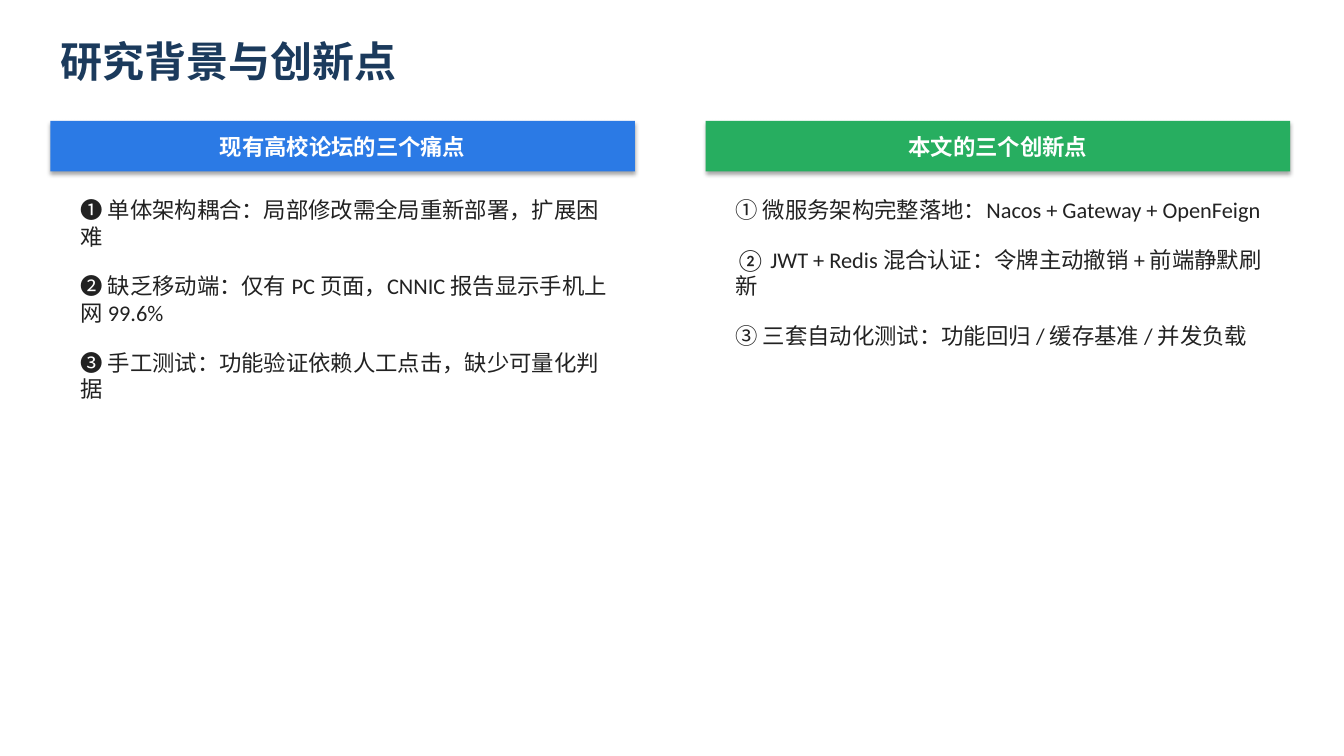
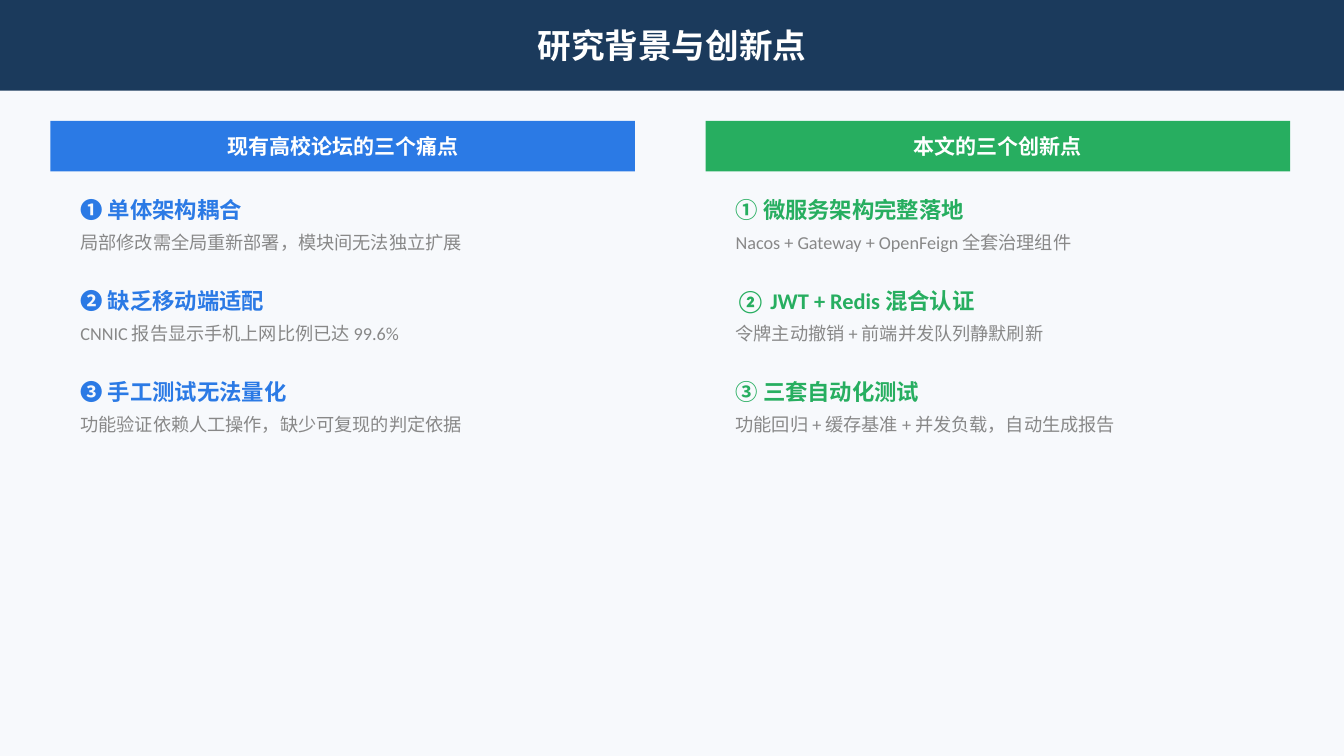
Before and after one commit to Wkjlovec/graduation_project_zhuang, a slide deck: slide 3 of docs/答辩PPT.pptx (slide 2 before the commit). Drawn at 1344x756 pixels with LibreOffice and Linux fonts; fonts in the diff are those of the drawing. Boxes give left, top, right and bottom in pixels: in the first picture for what was removed or moved away, otherwise in the second. Text is boxed around its words. In the diff, an @@ line names an element or a change of style, - is before the commit and + after.

```diff
--- a/docs/答辩PPT.pptx
+++ b/docs/答辩PPT.pptx
@@ background #FFFFFF to #F7F9FC @@
@@ rectangle "研究背景与创新点" resized from (x1=60, y1=41, x2=396, y2=81) to (x1=0, y1=0, x2=1344, y2=91) @@
@@ rectangle "研究背景与创新点" at (x1=0, y1=0, x2=1344, y2=91): size 30 to 24 pt, text colour #1B3A5C to #FFFFFF; alignment left to centre; vertical alignment top to middle; fill none to #1B3A5C @@
@@ rectangle "现有高校论坛的三个痛点" at (x1=50, y1=121, x2=635, y2=171): size 16 to 15 pt; shadow off @@
@@ rectangle "本文的三个创新点" at (x1=706, y1=121, x2=1291, y2=171): size 16 to 15 pt; shadow off @@
@@ text removed at (x1=80, y1=196, x2=606, y2=399) @@
-❶ 单体架构耦合：局部修改需全局重新部署，扩展困难
-❷ 缺乏移动端：仅有 PC 页面，CNNIC 报告显示手机上网 99.6%
-❸ 手工测试：功能验证依赖人工点击，缺少可量化判据
@@ text added at (x1=80, y1=196, x2=242, y2=224), 16 pt, text #2B7AE5, bold @@
+❶ 单体架构耦合
@@ text added at (x1=736, y1=199, x2=964, y2=220), 16 pt, text #27AE60, bold @@
+① 微服务架构完整落地
@@ text added at (x1=80, y1=234, x2=461, y2=251), 13 pt, text #888888 @@
+局部修改需全局重新部署，模块间无法独立扩展
@@ text added at (x1=736, y1=234, x2=1071, y2=252), 13 pt, text #888888 @@
+Nacos + Gateway + OpenFeign 全套治理组件
@@ text added at (x1=80, y1=287, x2=264, y2=315), 16 pt, text #2B7AE5, bold @@
+❷ 缺乏移动端适配
@@ text added at (x1=736, y1=290, x2=974, y2=314), 16 pt, text #27AE60, bold @@
+② JWT + Redis 混合认证
@@ text added at (x1=80, y1=325, x2=399, y2=342), 13 pt, text #888888 @@
+CNNIC 报告显示手机上网比例已达 99.6%
@@ text at (x1=736, y1=325, x2=1044, y2=342): text changed; size 16 to 13 pt; text colour #222222 to #888888 @@
-① 微服务架构完整落地：Nacos + Gateway + OpenFeign
-② JWT + Redis 混合认证：令牌主动撤销 + 前端静默刷新
-③ 三套自动化测试：功能回归 / 缓存基准 / 并发负载
+令牌主动撤销 + 前端并发队列静默刷新
@@ text added at (x1=80, y1=377, x2=287, y2=405), 16 pt, text #2B7AE5, bold @@
+❸ 手工测试无法量化
@@ text added at (x1=736, y1=381, x2=919, y2=402), 16 pt, text #27AE60, bold @@
+③ 三套自动化测试
@@ text added at (x1=80, y1=416, x2=461, y2=433), 13 pt, text #888888 @@
+功能验证依赖人工操作，缺少可复现的判定依据
@@ text added at (x1=736, y1=416, x2=1115, y2=433), 13 pt, text #888888 @@
+功能回归 + 缓存基准 + 并发负载，自动生成报告
```
Also in this commit, not shown: 5 other slides changed, 9 slides added, 2 slides removed, 1 other file.
